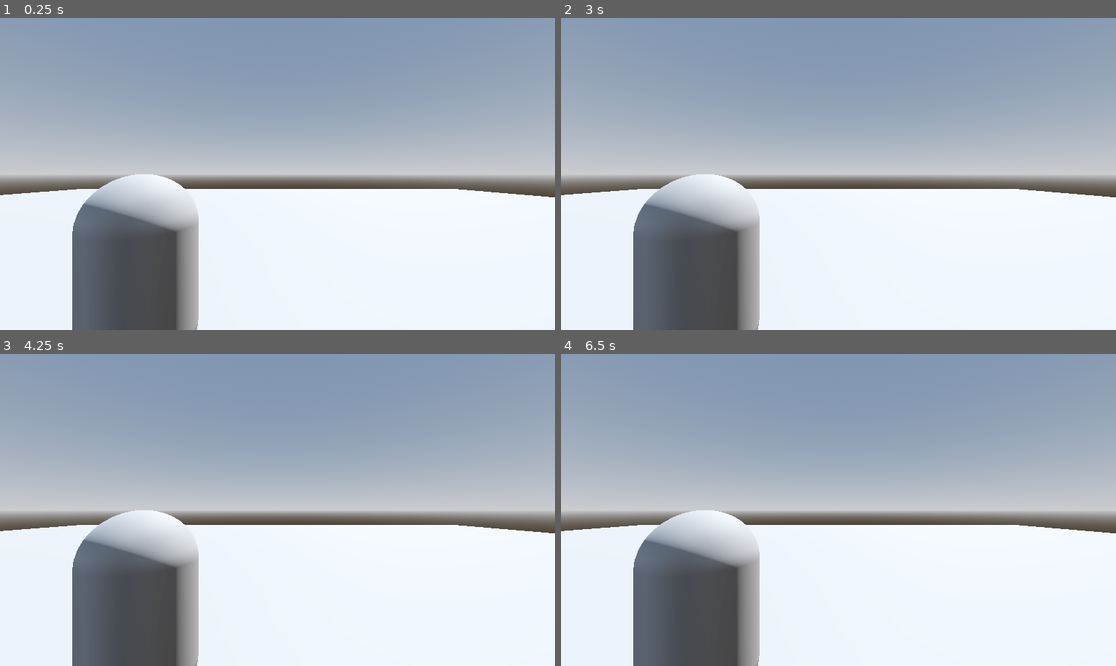
Above: before the commit, frames 1-4 (two rows, left to right).
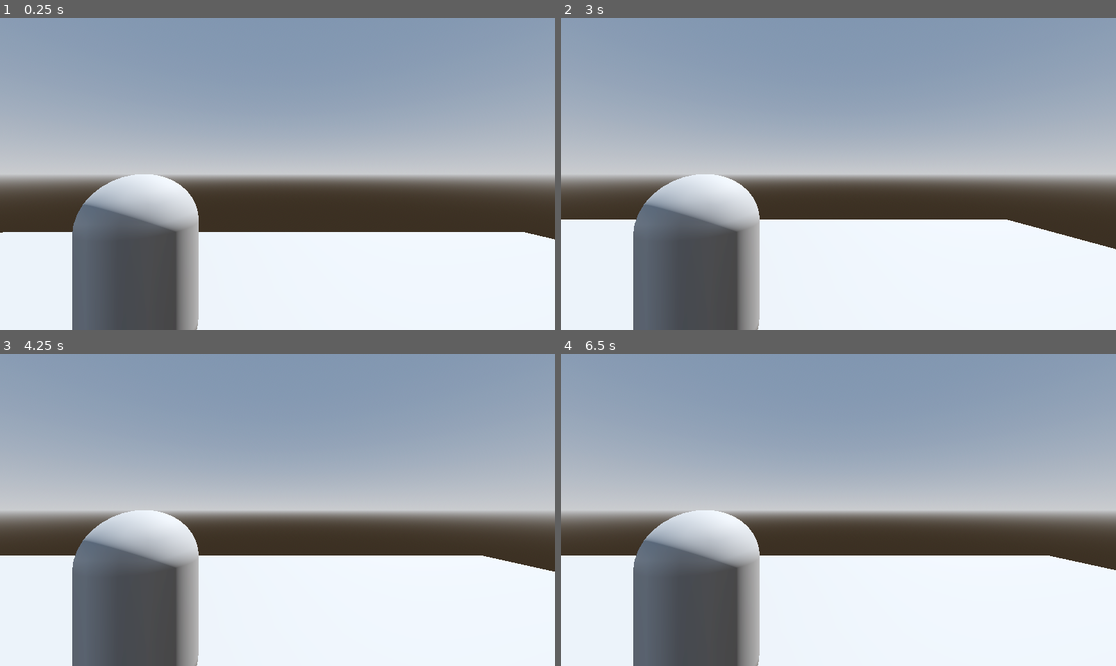
Above: after the commit, the same moments.

Repository: Bartiam/3D_Rpg_Learning_Godot
Game: Godot game, scene res://Maps/level.tscn
The game is run twice, just before and just after one commit, with the same random seed, the same clock (stepped at 60 frames per second) and the same inputs.
Inputs:
- Up to frame 1 (0.25 s): no input
- Up to frame 2 (3 s): hold Right (ui_right) 0.53-1.28 s; tap Space (Jump, bound only after the commit) at 0.6, 0.77, 1.07, 1.35, 1.52, 1.82, 2.1, 2.85 s; hold Down (ui_down) 1.28-2.03 s; tap Enter at 2 s; hold Right (ui_right) 2.03-2.78 s; hold Up (ui_up) from 2.78 s (still down)
- Up to frame 3 (4.25 s): tap Space (Jump, bound only after the commit) at 3.02, 3.32, 3.5, 3.6, 3.77, 4.07 s; release Up (ui_up) at 3.53 s; hold Left (ui_left) from 3.53 s (still down)
- Up to frame 4 (6.5 s): tap Space (Jump, bound only after the commit) at 4.35, 4.52, 4.82, 5.1, 5.85, 6.02, 6.32 s; release Left (ui_left) at 5.03 s; hold Down (ui_down) 5.03-5.78 s; tap Enter at 5.75 s; hold Right (ui_right) from 5.78 s (still down)

The runs differ from the first frame. In frame 1, 11% of the frame differs, in the area x 0-100%, y 54-72%; in frame 2, 8.4%; in frame 3, 7.8%; in frame 4, 7.8%.

Commit message:
Updated.

Diff:
--- /dev/null
+++ b/Characters/Players/Character_Base.gd
@@ -0,0 +1,27 @@
+extends CharacterBody3D
+
+@export_category("Character Specifications")
+@export var MovementSpeed: float = 5
+@export var JumpVelocity: float = 5
+
+var Gravity: float = ProjectSettings.get_setting("physics/3d/default_gravity")
+
+func _physics_process(delta: float) -> void:
+	# add gravity to the character
+	if not is_on_floor():
+		velocity.y -= Gravity * delta
+
+	if Input.is_action_just_pressed("Jump") and is_on_floor():
+		velocity.y = JumpVelocity
+
+	var InputDir: Vector2 = Input.get_vector("ui_left", "ui_right", "ui_up", "ui_down")
+	var Direction: Vector3 = (transform.basis * Vector3(InputDir.x, 0, InputDir.y)).normalized()
+
+	if (Direction):
+		velocity.x = Direction.x * MovementSpeed
+		velocity.y = Direction.y * MovementSpeed
+	else:
+		velocity.x = move_toward(velocity.x, 0, MovementSpeed)
+		velocity.z = move_toward(velocity.z, 0, MovementSpeed)
+
+	move_and_slide()
--- a/Characters/Players/Player_Base.tscn
+++ b/Characters/Players/Character_Base.tscn
@@ -1,12 +1,12 @@
 [gd_scene load_steps=4 format=3 uid="uid://d00poh1qkqwf5"]
 
-[ext_resource type="Script" uid="uid://depgvboxwxm8j" path="res://Characters/Players/player_Base.gd" id="1_8csi7"]
+[ext_resource type="Script" uid="uid://depgvboxwxm8j" path="res://Characters/Players/Character_Base.gd" id="1_8csi7"]
 
 [sub_resource type="CapsuleShape3D" id="CapsuleShape3D_1hec8"]
 
 [sub_resource type="CapsuleMesh" id="CapsuleMesh_1hec8"]
 
-[node name="Player" type="CharacterBody3D"]
+[node name="Character" type="CharacterBody3D"]
 script = ExtResource("1_8csi7")
 
 [node name="CollisionShape3D" type="CollisionShape3D" parent="."]
--- a/Characters/Players/player_Base.gd
+++ /dev/null
@@ -1,3 +0,0 @@
-extends CharacterBody3D
-
-@export var MovementSpeed = 200
--- a/Maps/level.tscn
+++ b/Maps/level.tscn
@@ -1,6 +1,6 @@
 [gd_scene load_steps=5 format=3 uid="uid://dmgk321hfeoi8"]
 
-[ext_resource type="PackedScene" uid="uid://d00poh1qkqwf5" path="res://Characters/Players/Player_Base.tscn" id="1_rdtea"]
+[ext_resource type="PackedScene" uid="uid://d00poh1qkqwf5" path="res://Characters/Players/Character_Base.tscn" id="1_rdtea"]
 
 [sub_resource type="ProceduralSkyMaterial" id="ProceduralSkyMaterial_8u4o7"]
 sky_horizon_color = Color(0.662243, 0.671743, 0.686743, 1)
@@ -28,5 +28,5 @@
 transform = Transform3D(1, 0, 0, 0, 1, 0, 0, 0, 1, 0, -0.5, 0)
 size = Vector3(50, 1, 50)
 
-[node name="Player" parent="." instance=ExtResource("1_rdtea")]
-transform = Transform3D(1, 0, 0, 0, 1, 0, 0, 0, 1, 0, 1, 0)
+[node name="Character" parent="." instance=ExtResource("1_rdtea")]
+transform = Transform3D(1, 0, 0, 0, 1, 0, 0, 0, 1, 0, 4.91005, -7.45074)
--- a/project.godot
+++ b/project.godot
@@ -23,6 +23,14 @@
 "res://Maps/": "orange"
 }
 
+[input]
+
+Jump={
+"deadzone": 0.2,
+"events": [Object(InputEventKey,"resource_local_to_scene":false,"resource_name":"","device":0,"window_id":0,"alt_pressed":false,"shift_pressed":false,"ctrl_pressed":false,"meta_pressed":false,"pressed":false,"keycode":0,"physical_keycode":32,"key_label":0,"unicode":0,"location":0,"echo":false,"script":null)
+]
+}
+
 [physics]
 
 3d/physics_engine="Jolt Physics"
Renamed: Characters/Players/player_Base.gd.uid -> Characters/Players/Character_Base.gd.uid
